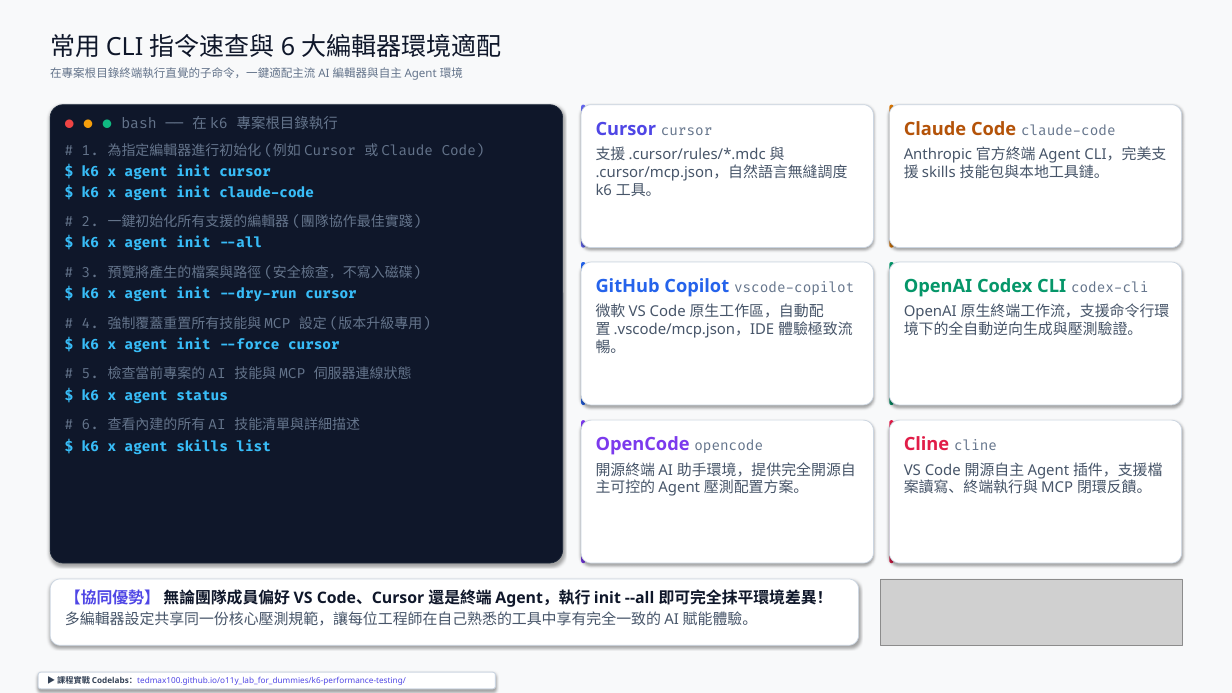
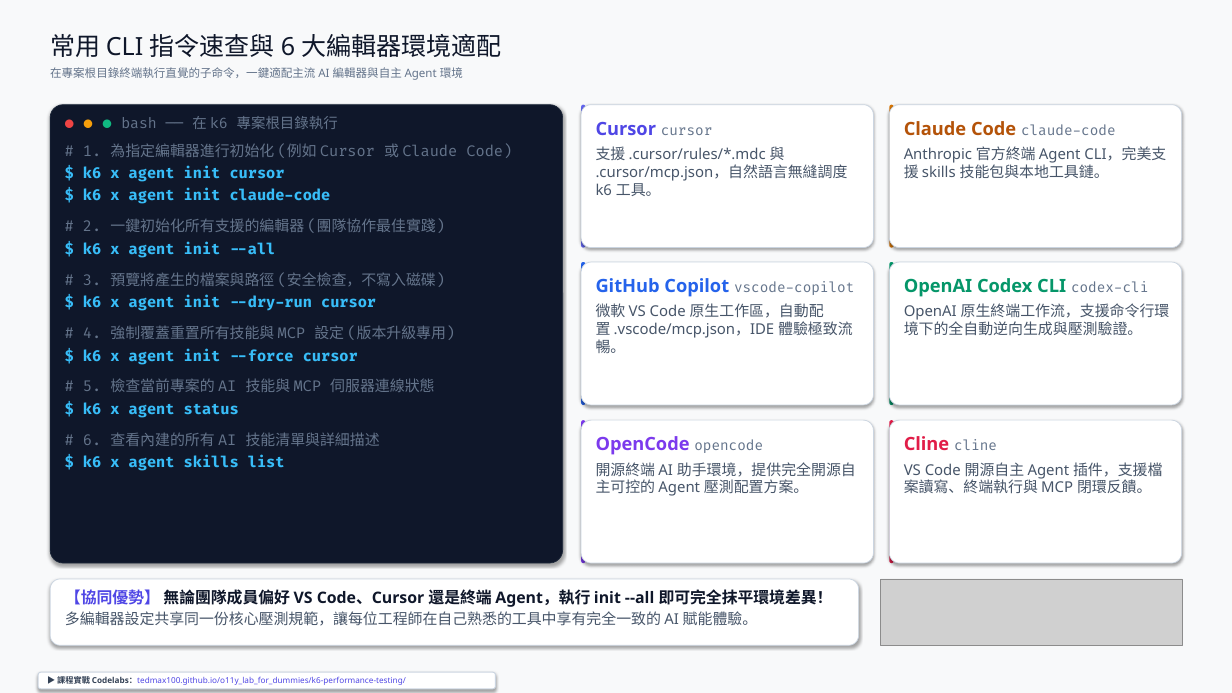
Before and after one commit to tedmax100/o11y_lab_for_dummies, a slide deck: slide 4 of k6/slides/Ch6_k6_AI_Agent_Engineering.pptx. Drawn at 1232x693 pixels with LibreOffice and Linux fonts; fonts in the diff are those of the drawing; grey boxes stand for pictures; background and template pictures are left out. Boxes give left, top, right and bottom in pixels: in the first picture for what was removed or moved away, otherwise in the second. Text is boxed around its words. In the diff, an @@ line names an element or a change of style, - is before the commit and + after.

```diff
--- a/k6/slides/Ch6_k6_AI_Agent_Engineering.pptx
+++ b/k6/slides/Ch6_k6_AI_Agent_Engineering.pptx
@@ text "# 1. 為指定編輯器進行初始化 (例如 Cursor ..." at [83, 143, 512, 471]: size 14.5 to 15.5 pt @@
```
Also in this commit, not shown: 2 other slides changed, 5 other files.
